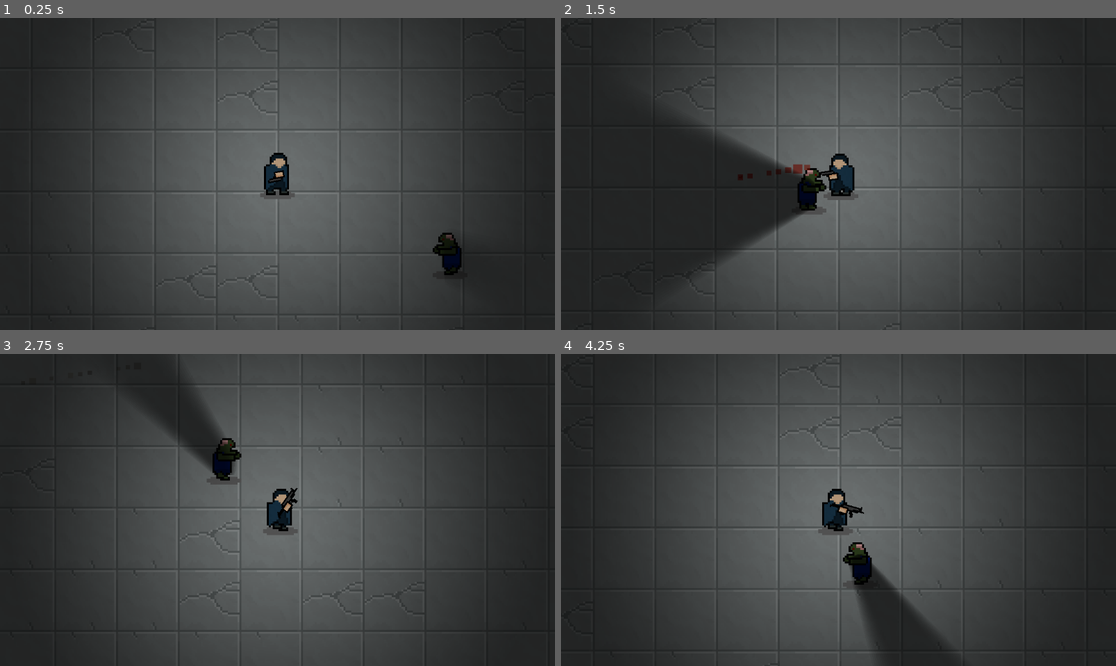
Above: before the commit, frames 1-4 (two rows, left to right).
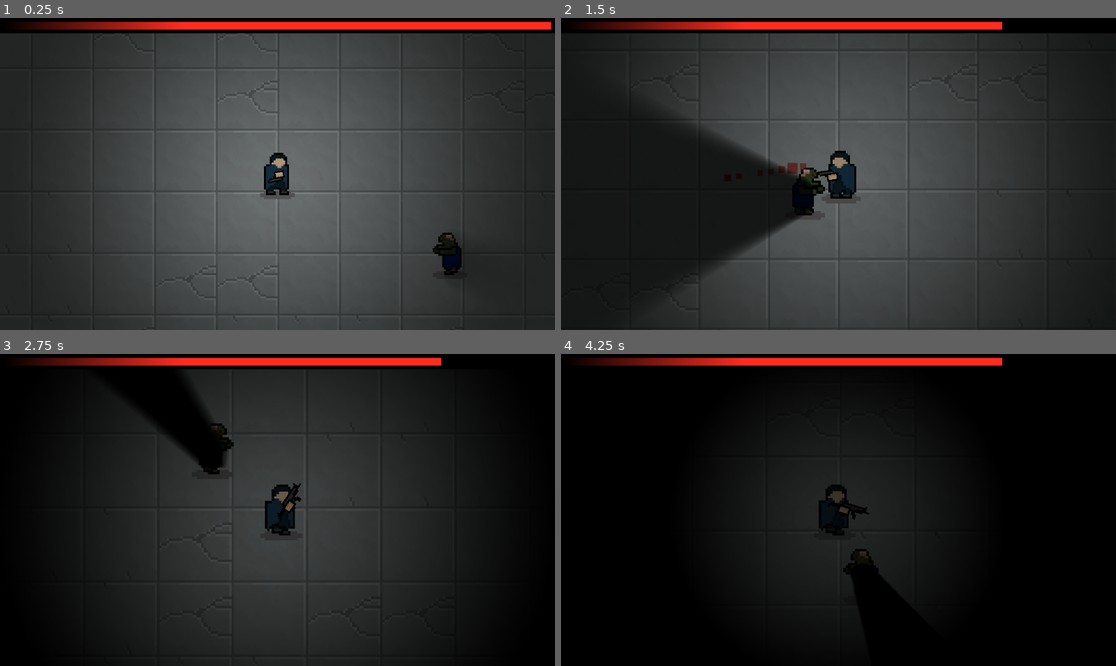
Above: after the commit, the same moments.

Repository: userbooi/Daydream-Toronto
Game: Godot game, scene res://Scenes/main.tscn
Two runs of this game, one before a commit and one after it. Both use one fixed random seed, a clock stepped at 60 frames per second and the inputs below.
Inputs (mouse positions are in pixels of both pictures, inside the frame that each line leads up to):
- Up to frame 1 (0.25 s): no input
- Up to frame 2 (1.5 s): move the mouse to (960, 158) at 0.52 s; hold D (right) 0.53-1.28 s; tap Space (sacrifice, bound only after the commit) at 0.6 s; move the mouse to (727, 189) at 1.27 s; hold S (down) from 1.28 s (still down); click (727, 189) at 1.35 s
- Up to frame 3 (2.75 s): tap Space (sacrifice, bound only after the commit) at 1.55, 2.3 s; move the mouse to (333, 441) at 2.02 s; release S (down) at 2.03 s; hold D (right) from 2.03 s (still down); tap 1 (switch_weapon) at 2.1 s
- Up to frame 4 (4.25 s): move the mouse to (810, 572) at 2.77 s; release D (right) at 2.78 s; hold W (up) 2.78-3.53 s; tap Space (sacrifice, bound only after the commit) at 2.85, 3.6 s; move the mouse to (1005, 556) at 3.52 s; hold A (left) from 3.53 s (still down)

The runs differ from the first frame. In frame 1, 4.9% of the frame differs, in the area x 0-100%, y 0-5%; in frame 2, 7.5%; in frame 3, 96%; in frame 4, 99%, in the area x 0-100%, y 0-100%.

Commit message:
sacrifice system

Diff:
--- a/Autoload/game.gd
+++ b/Autoload/game.gd
@@ -17,19 +17,18 @@
 	"bacon": preload("res://Assets/crosshair/bacon_cross.png")
 }
 var gun_stats: Dictionary = {
-	"pistol":   [200, 34, 400, 20, 0.5],
-	"smg":      [300, 20, 400, 15, 0.1],
-	"sniper":   [800, 100, 1, 100, 1],
-	"tommy":    [250, 40, 1200, 20, 0.27],
-	"sawedoff": [200, 70, 1200, 10, 0.7],
-	"bacon":    [100, 100000, 120, 0, 0.05],
+	"pistol":   [200, 34, 2, 20, 0.5],
+	"smg":      [300, 20, 1.5, 15, 0.1],
+	"sniper":   [800, 100, 5, 100, 1],
+	"tommy":    [250, 40, 2, 20, 0.27],
+	"sawedoff": [350, 70, 1, 10, 0.7],
+	"bacon":    [100, 100000, 4, 0, 0.05],
 }
 #@export var speed: float
 #@export var damage: int
 #@export var maxrange: float
 #@export var knockback: float
 # fire rate
-#@export var travelled: float = 0
 var gun_names = ["pistol", "smg", "sniper", "tommy", "sawedoff", "bacon"]
 var gun_num = 0
 var bullet = preload("res://Assets/guns/bullet.png")
@@ -38,6 +37,14 @@
 
 var player
 var current_scene: Node
+
+var enemies: Array[int] = [10, 25, 35, 50]
+var curr_level = 0
+
+var spawn_time = [0.5, 0.25, 0.15, 0.1]
+
+var curr_enemy_num = 0
+var enemy_killed = 0
 
 func _ready() -> void:
 	var root: Node = get_tree().root
--- /dev/null
+++ b/Scenes/UI/sanity.gd
@@ -0,0 +1,26 @@
+extends Control
+signal sac_effects
+
+const max_time = 10
+var sacable = true
+
+# Called when the node enters the scene tree for the first time.
+func _ready() -> void:
+	$TextureProgressBar.value = 100
+
+
+# Called every frame. 'delta' is the elapsed time since the previous frame.
+func _process(delta: float) -> void:
+	print($Timer.time_left)
+
+func _sac():
+	if sacable and $TextureProgressBar.value >= 20:
+		$TextureProgressBar.value -= 20
+		sac_effects.emit()
+		$Timer.wait_time = max_time * ($TextureProgressBar.value/$TextureProgressBar.max_value)
+		$Timer.start()
+		sacable = false
+
+
+func _on_timer_timeout() -> void:
+	sacable = true
--- /dev/null
+++ b/Scenes/UI/sanity.tscn
@@ -0,0 +1,43 @@
+[gd_scene load_steps=6 format=3 uid="uid://c1t2cdjw5dt56"]
+
+[ext_resource type="Script" path="res://Scenes/UI/sanity.gd" id="1_d55u8"]
+
+[sub_resource type="Gradient" id="Gradient_ymde6"]
+colors = PackedColorArray(0, 0, 0, 1, 0, 0, 0, 1)
+
+[sub_resource type="GradientTexture2D" id="GradientTexture2D_x6ql3"]
+gradient = SubResource("Gradient_ymde6")
+width = 1152
+height = 32
+
+[sub_resource type="Gradient" id="Gradient_efrv5"]
+offsets = PackedFloat32Array(0, 0.330986)
+colors = PackedColorArray(0, 0, 0, 1, 1, 0.174173, 0.127215, 1)
+
+[sub_resource type="GradientTexture2D" id="GradientTexture2D_uwc62"]
+gradient = SubResource("Gradient_efrv5")
+width = 1140
+height = 16
+
+[node name="Sanity" type="Control"]
+layout_mode = 3
+anchors_preset = 15
+anchor_right = 1.0
+anchor_bottom = 1.0
+grow_horizontal = 2
+grow_vertical = 2
+script = ExtResource("1_d55u8")
+
+[node name="TextureProgressBar" type="TextureProgressBar" parent="."]
+layout_mode = 0
+offset_right = 40.0
+offset_bottom = 40.0
+value = 100.0
+texture_under = SubResource("GradientTexture2D_x6ql3")
+texture_progress = SubResource("GradientTexture2D_uwc62")
+texture_progress_offset = Vector2(4, 8)
+
+[node name="Timer" type="Timer" parent="."]
+one_shot = true
+
+[connection signal="timeout" from="Timer" to="." method="_on_timer_timeout"]
--- a/Scenes/main.tscn
+++ b/Scenes/main.tscn
@@ -1,5 +1,6 @@
-[gd_scene load_steps=21 format=4 uid="uid://bwekn7po0i1oq"]
-
+[gd_scene load_steps=23 format=4 uid="uid://bwekn7po0i1oq"]
+
+[ext_resource type="Script" path="res://Scripts/main.gd" id="1_6r04h"]
 [ext_resource type="PackedScene" uid="uid://cy6cmcrhv808e" path="res://Scenes/player.tscn" id="1_xm4y6"]
 [ext_resource type="PackedScene" uid="uid://buklchbsap0a2" path="res://Scenes/zombie.tscn" id="2_eiouw"]
 [ext_resource type="Texture2D" uid="uid://c6nhiy0m23p6g" path="res://Assets/tilesheets/tank.png" id="3_nnbxx"]
@@ -9,6 +10,7 @@
 [ext_resource type="Texture2D" uid="uid://mh1t71re3j5k" path="res://Assets/tilesheets/crate.png" id="6_ag1gn"]
 [ext_resource type="Texture2D" uid="uid://00wge4wi3c0c" path="res://Assets/tilesheets/floor_tiles/floor_concrete3.png" id="7_kvcxx"]
 [ext_resource type="Texture2D" uid="uid://bmvqu57y6bglh" path="res://Assets/lightmap/lightmap.png" id="9_3s0tp"]
+[ext_resource type="PackedScene" uid="uid://c1t2cdjw5dt56" path="res://Scenes/UI/sanity.tscn" id="10_t64d2"]
 
 [sub_resource type="TileSetAtlasSource" id="TileSetAtlasSource_6sp8t"]
 texture = ExtResource("4_eetd7")
@@ -860,6 +862,7 @@
 
 [node name="Main" type="Node2D"]
 y_sort_enabled = true
+script = ExtResource("1_6r04h")
 
 [node name="buildings" type="TileMapLayer" parent="."]
 z_index = -1
@@ -892,3 +895,9 @@
 texture = ExtResource("9_3s0tp")
 
 [node name="Entities" type="Node" parent="."]
+
+[node name="Timer" type="Timer" parent="."]
+
+[node name="CanvasLayer" type="CanvasLayer" parent="."]
+
+[node name="Sanity" parent="CanvasLayer" instance=ExtResource("10_t64d2")]
--- a/Scenes/player.tscn
+++ b/Scenes/player.tscn
@@ -48,6 +48,12 @@
 
 [sub_resource type="RectangleShape2D" id="RectangleShape2D_dawwe"]
 size = Vector2(20, 26)
+
+[sub_resource type="Curve2D" id="Curve2D_6ihey"]
+_data = {
+"points": PackedVector2Array(0, 0, 0, 0, -348, -227, 0, 0, 0, 0, 338, -220, 0, 0, 0, 0, 337, 181, 0, 0, 0, 0, -343, 179, 0, 0, 0, 0, -348, -228)
+}
+point_count = 5
 
 [node name="Player" type="RigidBody2D"]
 y_sort_enabled = true
@@ -104,3 +110,10 @@
 shadow_filter = 2
 shadow_filter_smooth = 3.0
 texture = ExtResource("11_t83i1")
+
+[node name="enemySpawner" type="Path2D" parent="."]
+curve = SubResource("Curve2D_6ihey")
+
+[node name="PathFollow2D" type="PathFollow2D" parent="enemySpawner"]
+position = Vector2(-348, -227)
+rotation = 0.0102037
--- a/Scripts/bullet.gd
+++ b/Scripts/bullet.gd
@@ -7,7 +7,6 @@
 @export var damage: int
 @export var maxrange: float
 @export var knockback_force: float
-@export var travelled: float = 0
 
 var time_alive = 0
 var multiplier = 3
@@ -21,9 +20,6 @@
 func _ready() -> void:
 	end_point = get_global_mouse_position()
 	hitbox_component.original_position = global_position
-
-func set_pos(pos: Vector2):
-	position = pos
 	$Timer.start()
 
 func _process(delta: float) -> void:
@@ -36,7 +32,7 @@
 	move_and_slide()
 
 func check_distance(delta: float) -> void:
-	if time_alive * speed * delta > maxrange:
+	if time_alive > maxrange:
 		queue_free()
 
 #func _physics_process(delta: float) -> void:
--- a/Scripts/main.gd
+++ b/Scripts/main.gd
@@ -1,11 +1,38 @@
 extends Node2D
+signal sacrifice
 
+@onready var enemy = preload("res://Scenes/zombie.tscn")
 
 # Called when the node enters the scene tree for the first time.
 func _ready() -> void:
-	pass
-
+	connect_signals()
 
 # Called every frame. 'delta' is the elapsed time since the previous frame.
 func _process(delta: float) -> void:
-	pass
+	check_inputs()
+
+func check_inputs():
+	if Input.is_action_just_pressed("sacrifice"):
+		sacrifice.emit()
+
+func spawn_enemy(pos):
+	var new_enemy = enemy.instantiate()
+	new_enemy.position = pos
+	$Entities.add_child(new_enemy)
+
+func _on_enemy_spawn_timer_timeout() -> void:
+	if Game.curr_enemy_num < Game.enemies[Game.curr_level]:
+		var spawn_path: PathFollow2D = $Player.get_node("enemySpawner/PathFollow2D")
+		spawn_path.progress_ratio = randf()
+		spawn_enemy(spawn_path.global_position)
+		Game.curr_enemy_num += 1
+	else:
+		$enemySpawnTimer.stop()
+
+func connect_signals():
+	connect("sacrifice", Callable($CanvasLayer/Sanity, "_sac"))
+	$CanvasLayer/Sanity.connect("sac_effects", Callable(Game.player, "_shrink_fov"))
+	connect("sacrifice", Callable(self, "_dim_lights"))
+
+func _dim_lights():
+	$WorldEnvironment/PointLight2D.energy += 0.1
--- a/Scripts/player.gd
+++ b/Scripts/player.gd
@@ -17,6 +17,8 @@
 var acceleration : float
 @export
 var friction : float
+
+@onready var curr_zoom = $Camera2D.zoom
 
 func _ready() -> void:
 	Game.player = self
@@ -49,3 +51,9 @@
 func _on_death() -> void:
 	Game.player = null
 	queue_free()
+
+func _shrink_fov():
+	while $Camera2D.zoom.x <= curr_zoom.x * 1.2:
+		$Camera2D.zoom += Vector2(0.01, 0.01)
+		await get_tree().create_timer(0.02).timeout
+	curr_zoom = $Camera2D.zoom
--- a/project.godot
+++ b/project.godot
@@ -55,6 +55,11 @@
 "events": [Object(InputEventMouseButton,"resource_local_to_scene":false,"resource_name":"","device":-1,"window_id":0,"a …(253 unchanged characters)…
 ]
 }
+sacrifice={
+"deadzone": 0.5,
+"events": [Object(InputEventKey,"resource_local_to_scene":false,"resource_name":"","device":-1,"window_id":0,"alt_pressed":false,"shift_pressed":false,"ctrl_pressed":false,"meta_pressed":false,"pressed":false,"keycode":0,"physical_keycode":32,"key_label":0,"unicode":32,"location":0,"echo":false,"script":null)
+]
+}
 
 [layer_names]
 
Not shown: 1 places in Scenes/player.tscn that only renumber resources
